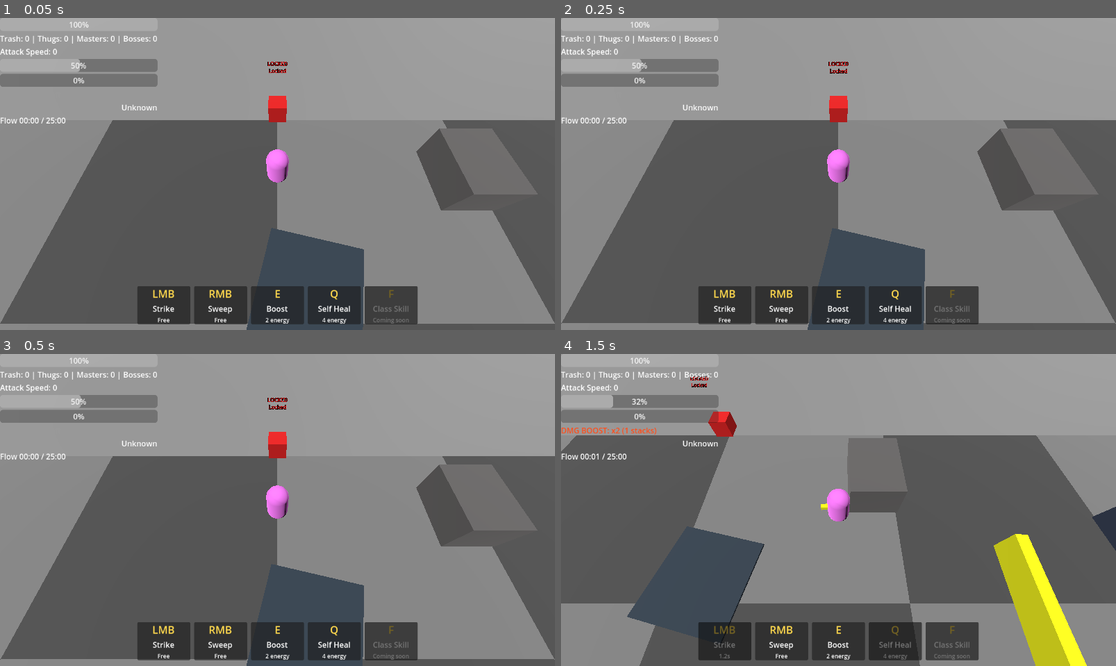
Above: before the commit, frames 1-4 (two rows, left to right).
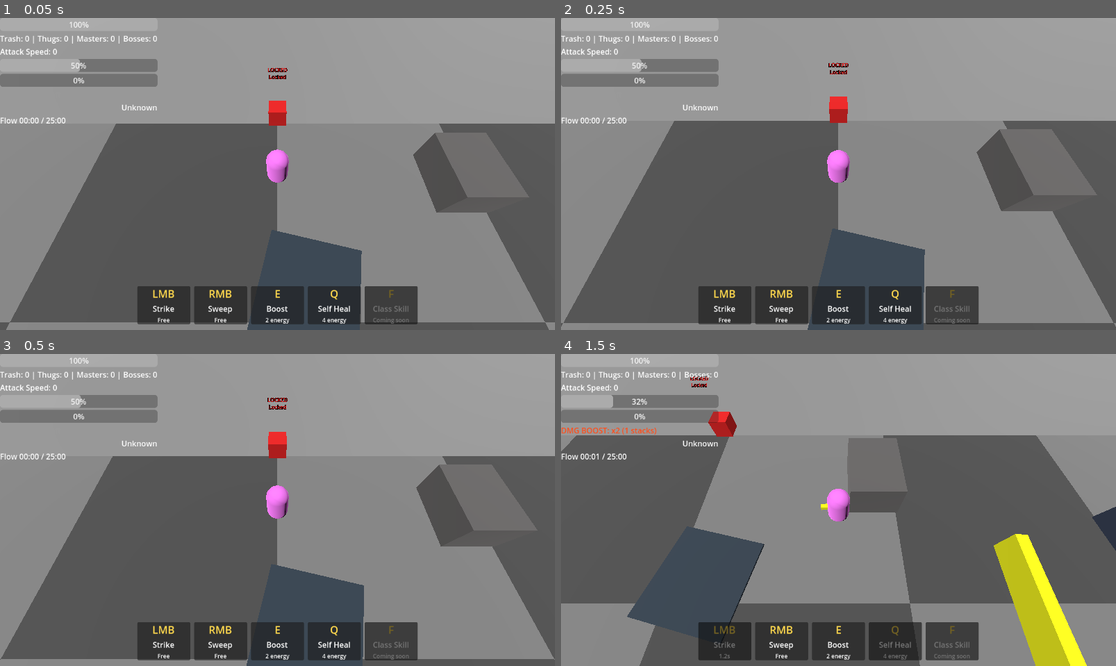
Above: after the commit, the same moments.

Repository: Zietgeist/Exultation
Game: Godot game, scene res://ZoneBase.tscn
The game is run twice, just before and just after one commit, with the same random seed, the same clock (stepped at 60 frames per second) and the same inputs. This scene is started directly instead of the project's main scene.
Inputs (mouse positions are in pixels of both pictures, inside the frame that each line leads up to):
- Up to frame 1 (0.05 s): no input
- Up to frame 2 (0.25 s): no input
- Up to frame 3 (0.5 s): no input
- Up to frame 4 (1.5 s): tap Enter at 0.5 s; move the mouse to (960, 494) at 0.52 s; hold Right (ui_right) 0.53-1.28 s; tap E at 0.6 s; click (960, 494) at 0.67 s; move the mouse to (727, 525) at 1.27 s; hold Down (ui_down) from 1.28 s (still down); tap Q at 1.35 s

The runs differ from the first frame. In frame 1, 3.2% of the frame differs, in the area x 0-100%, y 14-100%; in frame 2, 0.6%; in frame 3, less than 0.1%; in frame 4, nothing differs.

Commit message:
Fix falling through floor on respawn (spawn above floor), add fall-out-of-world safety net; enemies belong to the zone scene
Co-Authored-By: Claude Opus 5.5 <noreply@anthropic.com>
Claude-Session: https://claude.ai/code/session_013yxoaHLvU2gzuZEUgoi9o3

Diff:
--- a/character_body_3d.gd
+++ b/character_body_3d.gd
@@ -70,6 +70,8 @@
 signal died
 
 # Respawn
+const SPAWN_HEIGHT = 1.5	# start a little above the floor and drop onto it
+const FALL_LIMIT = -10.0	# below this, we fell out of the world
 const RESPAWN_SAFE_TIME = 2.0	# seconds you can't be hurt after respawning
 var spawn_point = Vector3.ZERO
 var invulnerable_time = 0.0
@@ -89,8 +91,8 @@
 			var inward = -door.global_position
 			inward.y = 0
 			spawn_point = door.global_position + inward.normalized() * 4.0
-			spawn_point.y = global_position.y
 			break
+	spawn_point.y = SPAWN_HEIGHT	# always above the floor
 	global_position = spawn_point
 
 func _input(event):
@@ -118,6 +120,13 @@
 
 func _physics_process(delta):
 	var direction = Vector3.ZERO
+
+	# Safety net: fell out of the world -> loud warning, back to the gate
+	if global_position.y < FALL_LIMIT:
+		ErrorLog.fail("Player fell through the floor at %s in %s" % [global_position.round(), GameState.current_zone])
+		velocity = Vector3.ZERO
+		global_position = spawn_point
+		return
 
 	# Blink while safe after respawning
 	if invulnerable_time > 0.0:
--- a/enemy.gd
+++ b/enemy.gd
@@ -52,6 +52,8 @@
 
 func _physics_process(delta):
 	velocity.y += GRAVITY * delta
+	if player == null or not is_instance_valid(player) or not player.is_inside_tree():
+		player = get_tree().get_first_node_in_group("player")
 	if player:
 		var distance = global_position.distance_to(player.global_position)
 
--- a/spawner.gd
+++ b/spawner.gd
@@ -157,7 +157,7 @@
 		spawn_pos = clamp_to_map(spawn_pos)
 		var enemy = ENEMY_SCENE.instantiate()
 		enemy.connect("enemy_died", _on_enemy_died)
-		get_tree().root.add_child(enemy)
+		get_tree().current_scene.add_child(enemy)  # enemies belong to the zone, so they vanish when we leave
 		enemy.global_position = spawn_pos
 		enemy.call("setup", 1.0, t)
 
@@ -179,7 +179,7 @@
 		var offset = Vector3(randf_range(-2.0, 2.0), 0, randf_range(-2.0, 2.0))
 		var enemy = ENEMY_SCENE.instantiate()
 		enemy.connect("enemy_died", _on_enemy_died)
-		get_tree().root.add_child(enemy)
+		get_tree().current_scene.add_child(enemy)  # enemies belong to the zone, so they vanish when we leave
 		enemy.global_position = clamp_to_map(spawn_pos + offset)
 		enemy.call("setup", 1.0, t)
 		match t:
@@ -196,7 +196,7 @@
 		spawn_pos = clamp_to_map(spawn_pos)
 		var enemy = ENEMY_SCENE.instantiate()
 		enemy.connect("enemy_died", _on_enemy_died)
-		get_tree().root.add_child(enemy)
+		get_tree().current_scene.add_child(enemy)  # enemies belong to the zone, so they vanish when we leave
 		enemy.global_position = spawn_pos
 		enemy.call("setup", 1.0, 3)
 		bosses_spawned += 1
